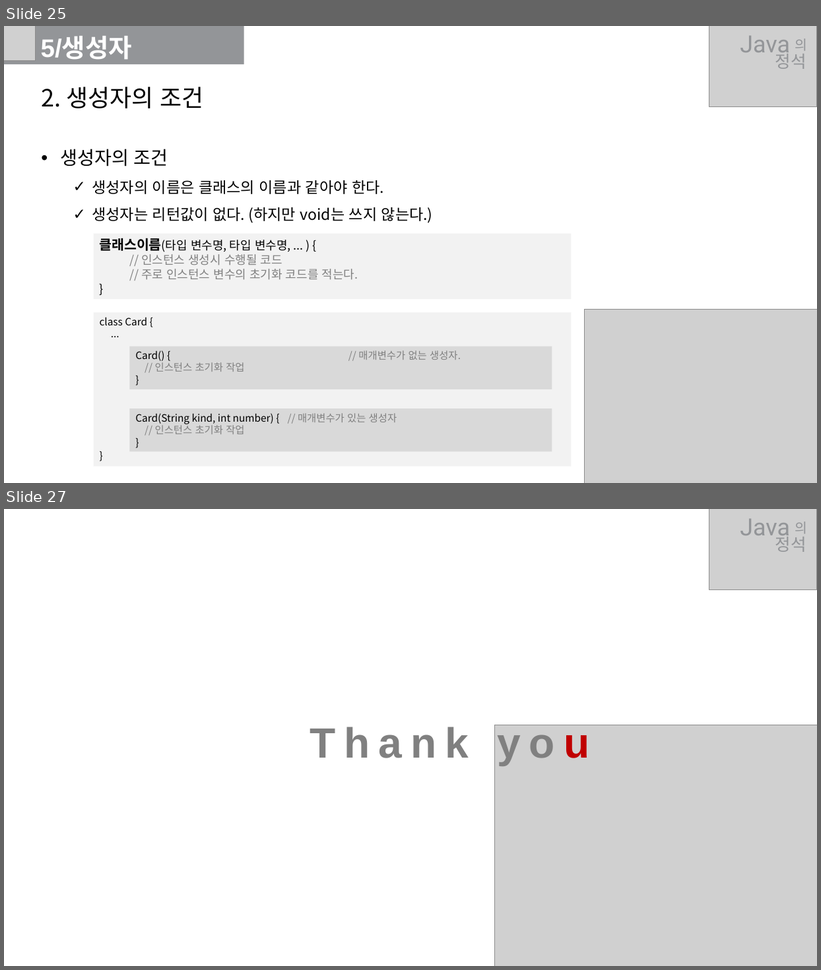
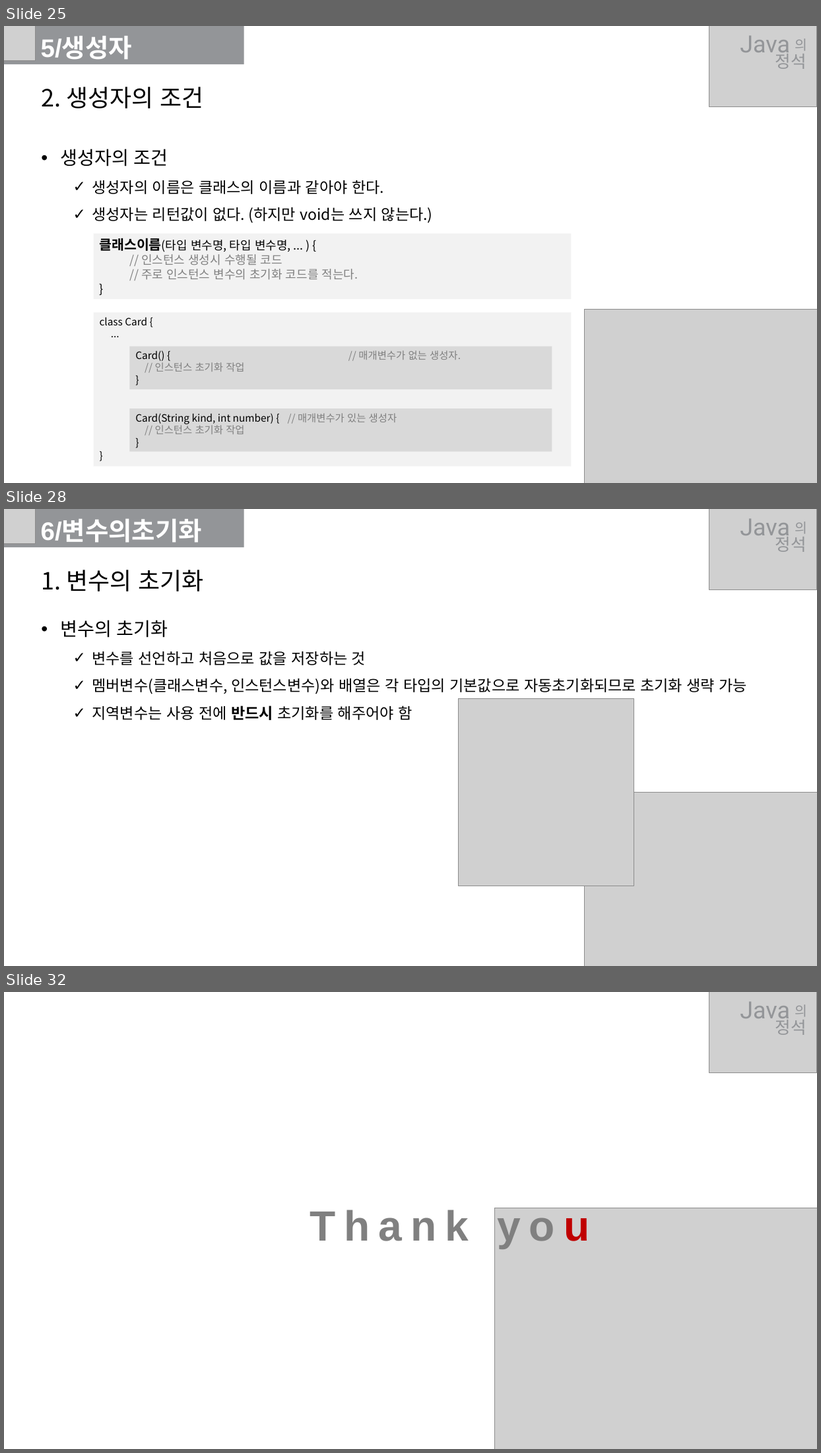
Before and after one commit to develiberta/java-standard, a slide deck: Ch06/Summary/Ch06_Summary.pptx. Shown one above the other, each under a label of ours: slides 25 and 27 before the commit, slides 25, 28 and 32 after it; the slides between them are not shown. The pictures are 821x970 and 821x1453 pixels, drawn with LibreOffice and Linux fonts; fonts in the diff are those of the drawing; grey boxes stand for pictures. Boxes give left, top, right and bottom in pixels: in the first picture for what was removed or moved away, otherwise in the second. Text is boxed around its words. In the diff, an @@ line names an element or a change of style, - is before the commit and + after.

```diff
--- a/Ch06/Summary/Ch06_Summary.pptx
+++ b/Ch06/Summary/Ch06_Summary.pptx
@@ slide 28 added at (4, 509, 817, 966), background #FFFFFF @@
@@ rectangle added at (4, 509, 244, 547), fill #939598 @@
@@ picture added at (4, 509, 35, 544) @@
@@ text added at (41, 520, 202, 543), 30 pt, text #FFFFFF, bold @@
+6/변수의초기화
@@ picture added at (710, 509, 817, 590) @@
@@ text added at (740, 519, 790, 541), 28 pt, text #939598 @@
+Java
@@ text added at (795, 522, 808, 533), 16 pt, text #939598 @@
+의
@@ text added at (776, 533, 807, 552), 20 pt, text #939598 @@
+정석
@@ text added at (41, 570, 203, 591), 28 pt, text #000000 @@
+1. 변수의 초기화
@@ text added at (60, 620, 748, 720), 18 pt, text #000000 @@
+• 변수의 초기화
+  ✓ 변수를 선언하고 처음으로 값을 저장하는 것
+  ✓ 멤버변수(클래스변수, 인스턴스변수)와 배열은 각 타입의 기본값으로 자동초기화되므로 초기화 생략 가능
+  ✓ 지역변수는 사용 전에 반드시 초기화를 해주어야 함
@@ picture added at (459, 698, 634, 886) @@
@@ picture added at (585, 793, 817, 966) @@
@@ what was slide 27 is now slide 32 @@
```
Also in this commit, not shown: 1 slide changed, 4 other slides added.
